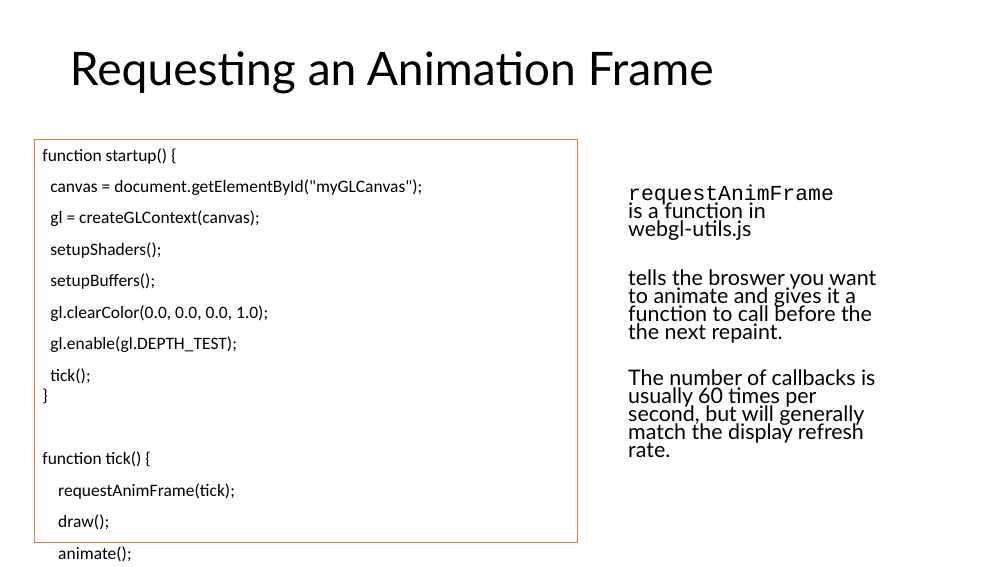
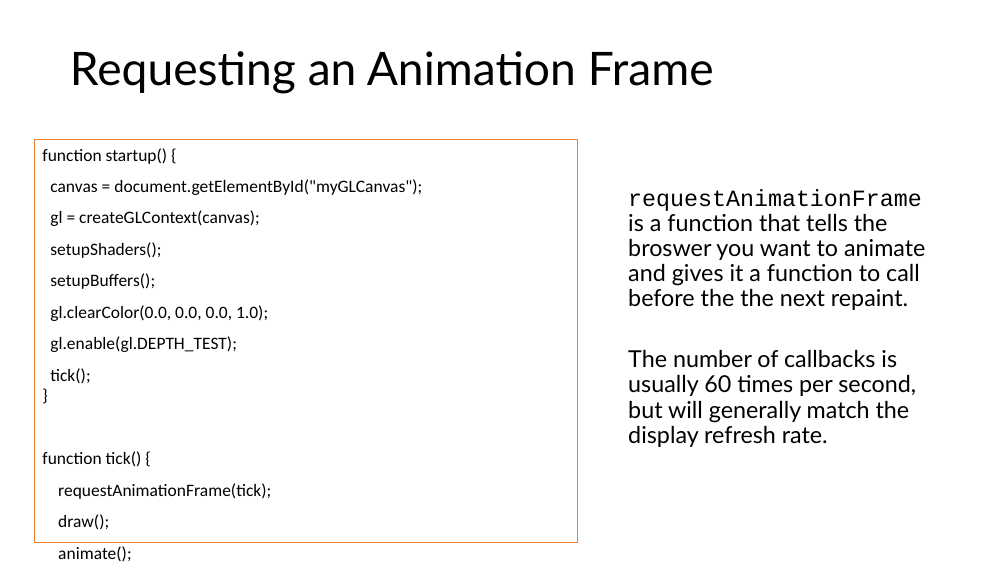
Before and after one commit to illinois-cs418/cs418CourseMaterial, a slide deck: slide 5 of Lectures/CS418-Lecture4-Animation.pptx. Drawn at 1008x567 pixels with LibreOffice and Linux fonts; fonts in the diff are those of the drawing. Boxes give left, top, right and bottom in pixels: in the first picture for what was removed or moved away, otherwise in the second. Text is boxed around its words. In the diff, an @@ line names an element or a change of style, - is before the commit and + after.

```diff
--- a/Lectures/CS418-Lecture4-Animation.pptx
+++ b/Lectures/CS418-Lecture4-Animation.pptx
@@ text at (628,189,925,310): text changed; size 20.4 to 22.2 pt @@
-  requestAnimFrame
-  is a function in
-  webgl-utils.js
-  tells the broswer you want to animate and gives it a function to call before the the next repaint.
+  requestAnimationFrame
+  is a function that tells the broswer you want to animate and gives it a function to call before the the next repaint.
@@ text at (628,350,916,447): size 20.4 to 22.2 pt in "The number of callbacks is usually 60 ..."; line spacing 0.7 to 0.9 @@
@@ text in rectangle at (58,483,271,499): text changed @@
-requestAnimFrame(tick);
+requestAnimationFrame(tick);
```
Also in this commit, not shown: 1 other slide changed, 1 slide removed.
